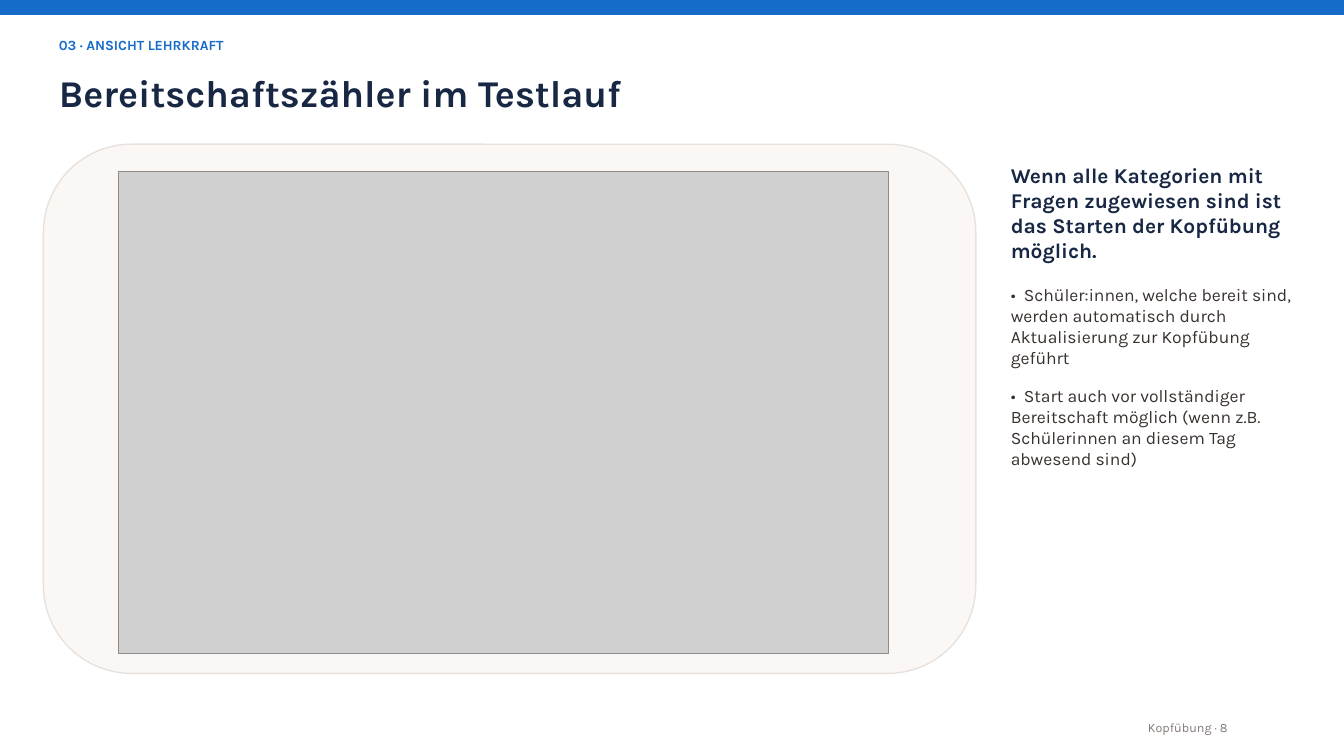
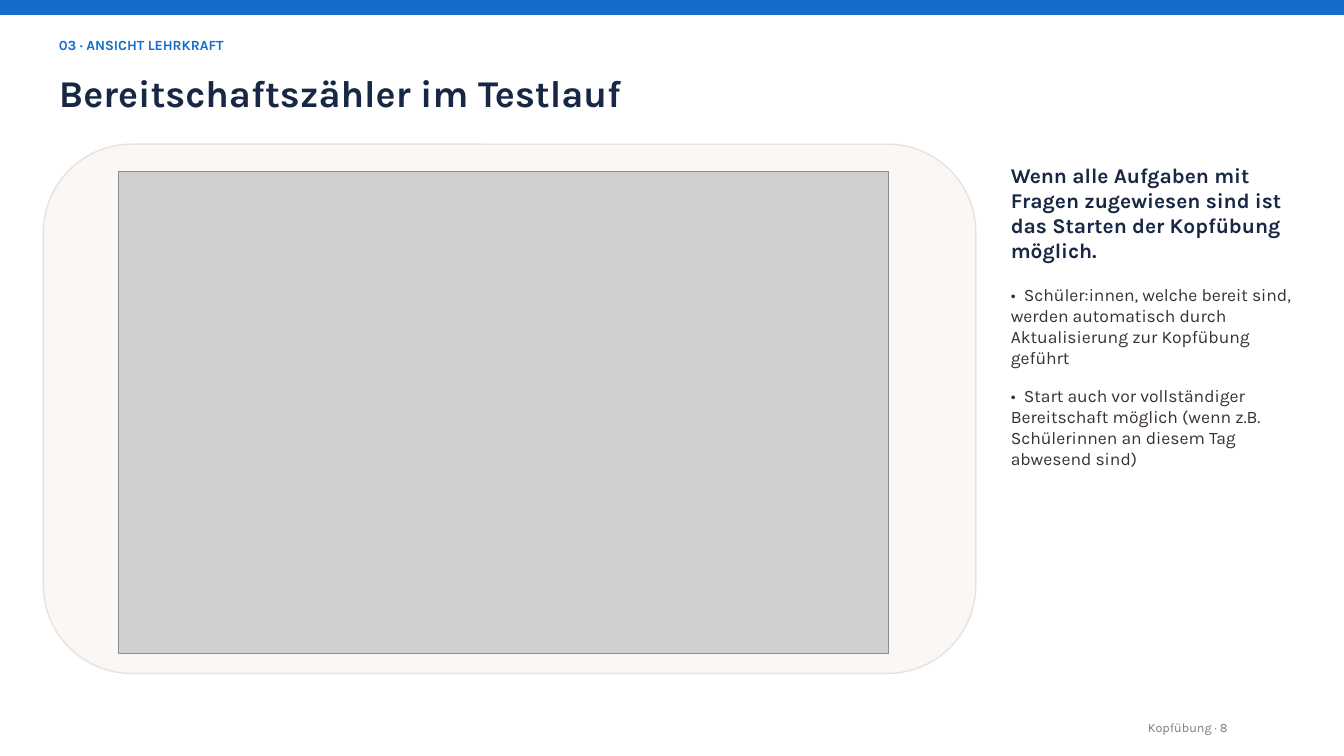
Before and after one commit to kyannic52/moodle-mod_kopfuebung, a slide deck: slide 7 of Kopfuebung_Plugin_Praesentation.pptx. Drawn at 1344x756 pixels with LibreOffice and Linux fonts; fonts in the diff are those of the drawing; grey boxes stand for pictures. Boxes give left, top, right and bottom in pixels: in the first picture for what was removed or moved away, otherwise in the second. Text is boxed around its words. In the diff, an @@ line names an element or a change of style, - is before the commit and + after.

```diff
--- a/Kopfuebung_Plugin_Praesentation.pptx
+++ b/Kopfuebung_Plugin_Praesentation.pptx
@@ text at [1011, 168, 1281, 264]: text changed @@
-Wenn alle Kategorien mit Fragen zugewiesen sind ist das Starten der Kopfübung möglich.
+Wenn alle Aufgaben mit Fragen zugewiesen sind ist das Starten der Kopfübung möglich.
```
Also in this commit, not shown: 10 other slides changed, 3 other files.
